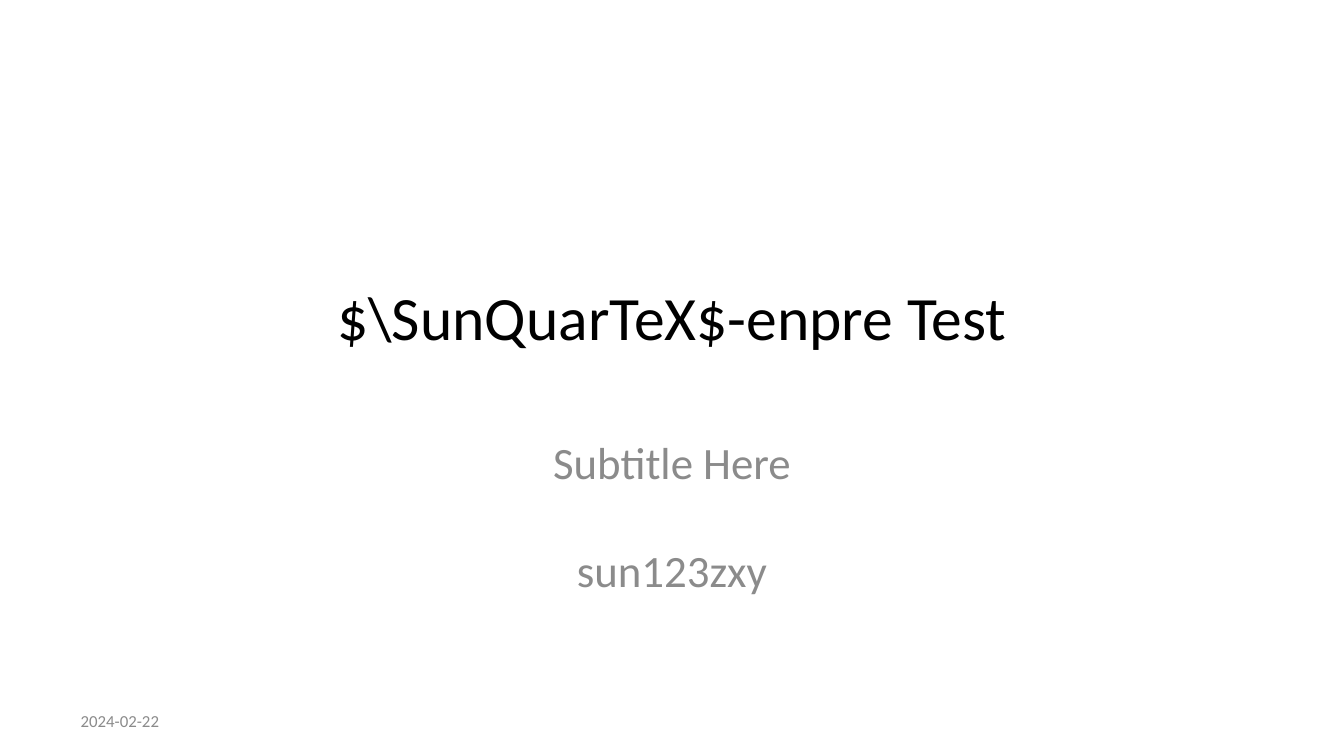
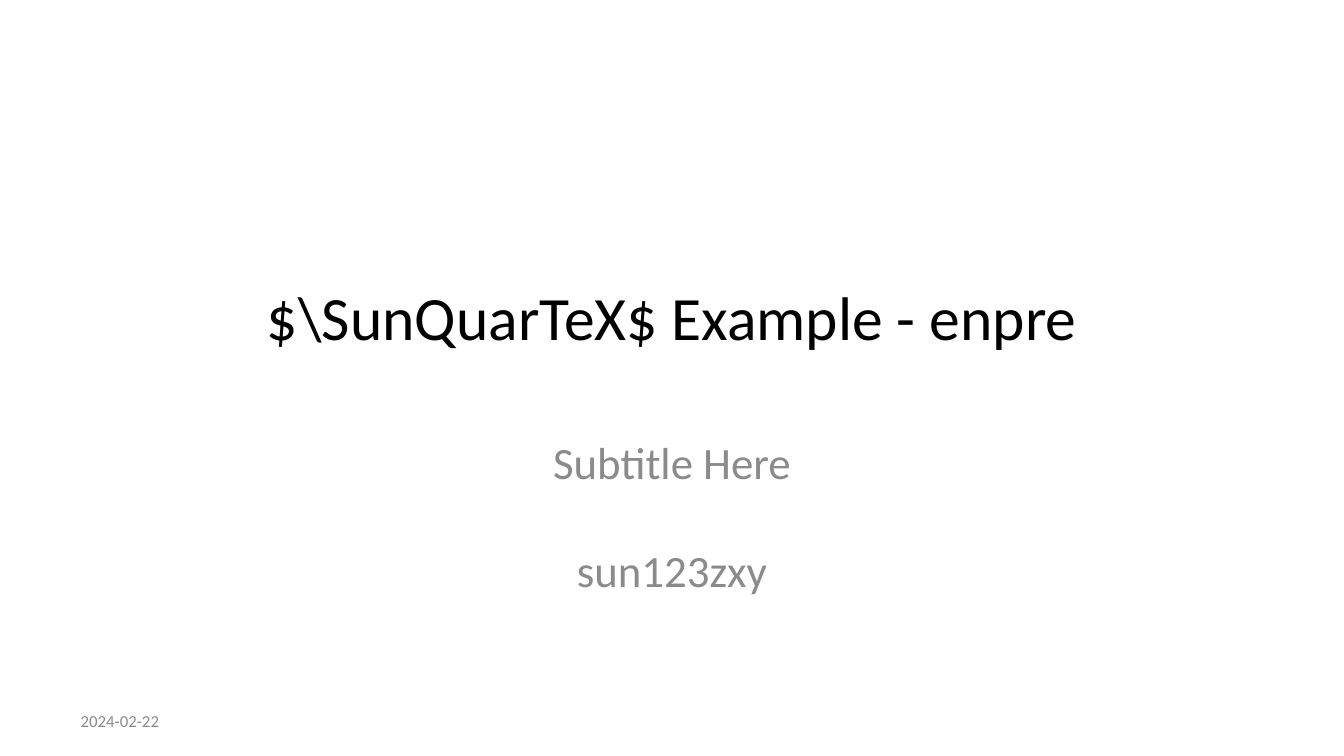
Before and after one commit to sun123zxy/sunquartex, a slide deck: slide 1 of examples/enpre.pptx. Drawn at 1344x756 pixels with LibreOffice and Linux fonts; fonts in the diff are those of the drawing. Boxes give left, top, right and bottom in pixels: in the first picture for what was removed or moved away, otherwise in the second. Text is boxed around its words. In the diff, an @@ line names an element or a change of style, - is before the commit and + after.

```diff
--- a/examples/enpre.pptx
+++ b/examples/enpre.pptx
@@ title at [267,297,1077,350]: text changed @@
-$\SunQuarTeX$-enpre Test
+$\SunQuarTeX$ Example - enpre
```
Also in this commit, not shown: 1 other slide changed, 34 other files.
